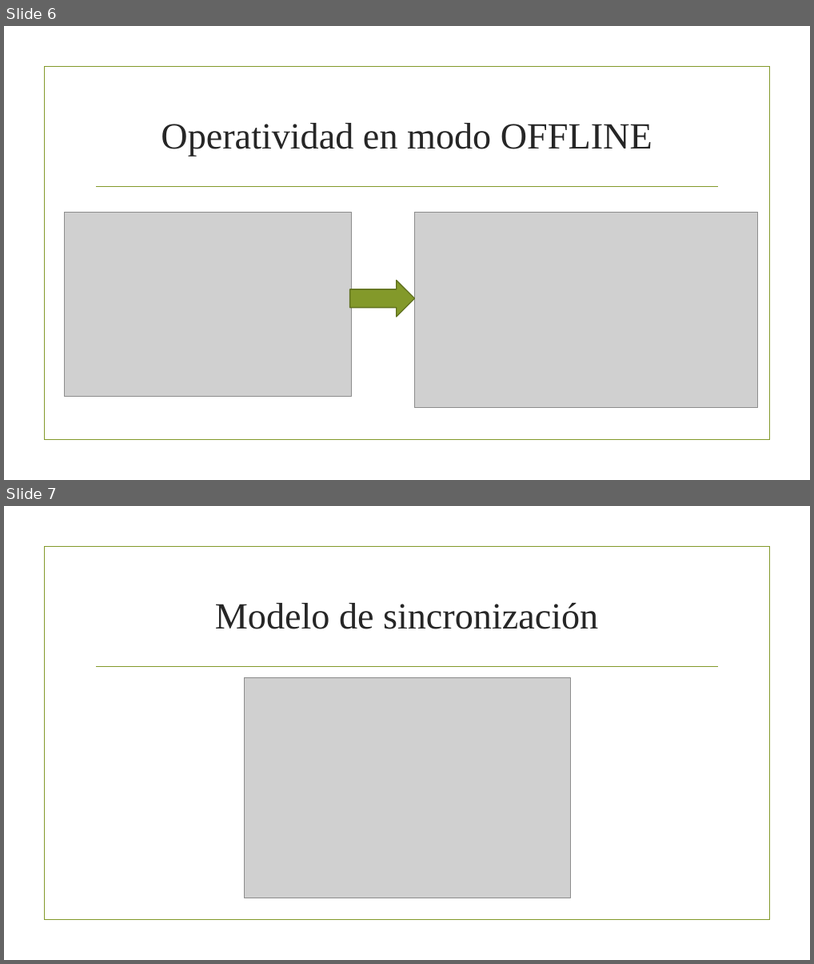
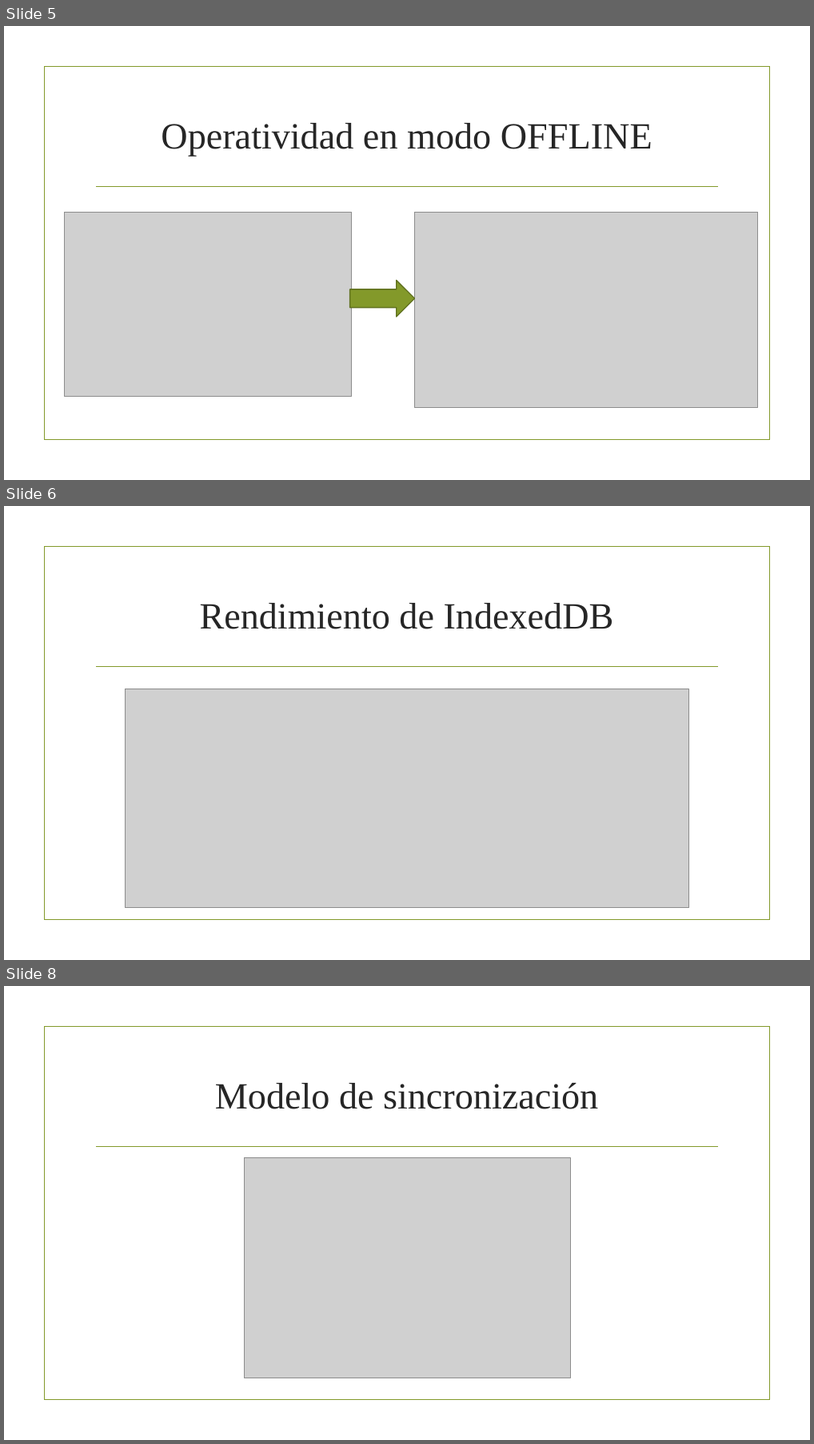
Before and after one commit to karin-romero/WT-Project, a slide deck: group6/Voto_Presentacion.pptx. Shown one above the other, each under a label of ours: slides 6 and 7 before the commit, slides 5, 6 and 8 after it; the slides between them are not shown. The pictures are 814x964 and 814x1444 pixels, drawn with LibreOffice and Linux fonts; fonts in the diff are those of the drawing; grey boxes stand for pictures; background and template pictures are left out. Boxes give left, top, right and bottom in pixels: in the first picture for what was removed or moved away, otherwise in the second. Text is boxed around its words. In the diff, an @@ line names an element or a change of style, - is before the commit and + after.

```diff
--- a/group6/Voto_Presentacion.pptx
+++ b/group6/Voto_Presentacion.pptx
@@ slide 6 added at box(4, 506, 810, 960), background picture (left out); not listed: 2 template elements that a slide beside it also shows @@
@@ title added at box(200, 603, 614, 629), 44 pt, text #262626 @@
+Rendimiento de IndexedDB
@@ picture added at box(126, 688, 690, 908) @@
@@ what was slide 6 is now slide 5 @@
@@ what was slide 7 is now slide 8 @@
```
Also in this commit, not shown: 2 other slides added, 1 slide removed.
